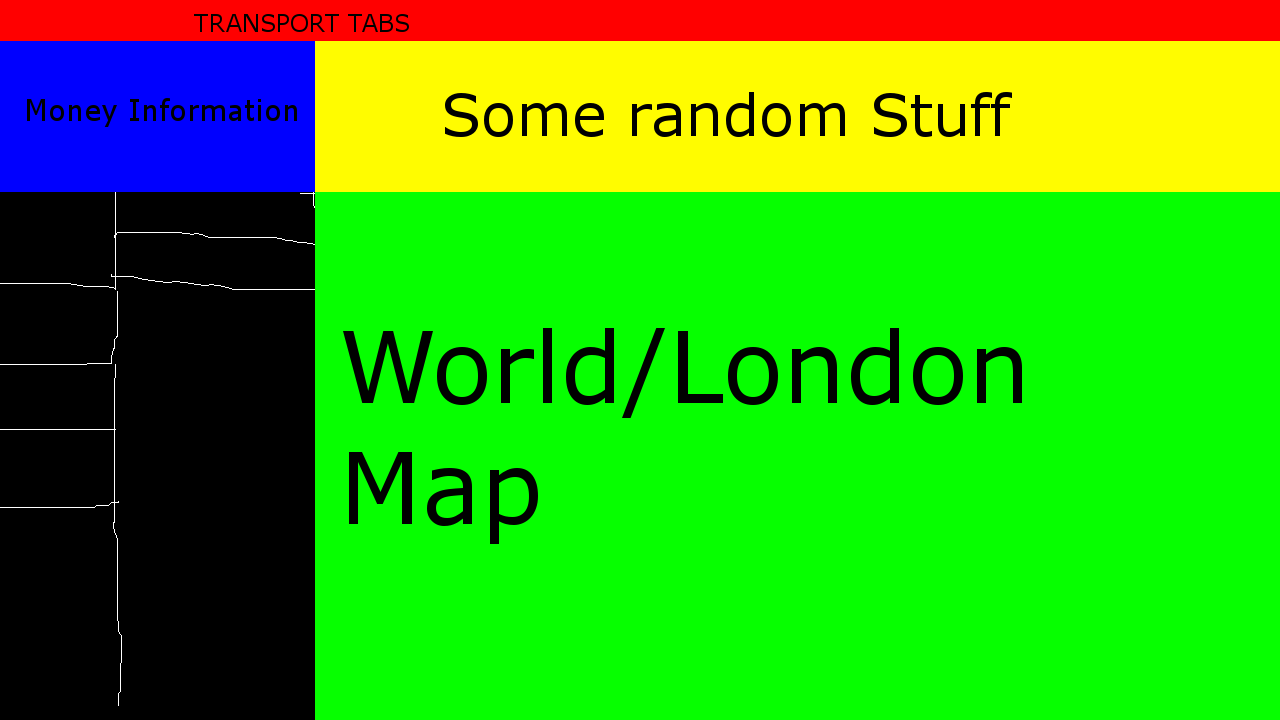
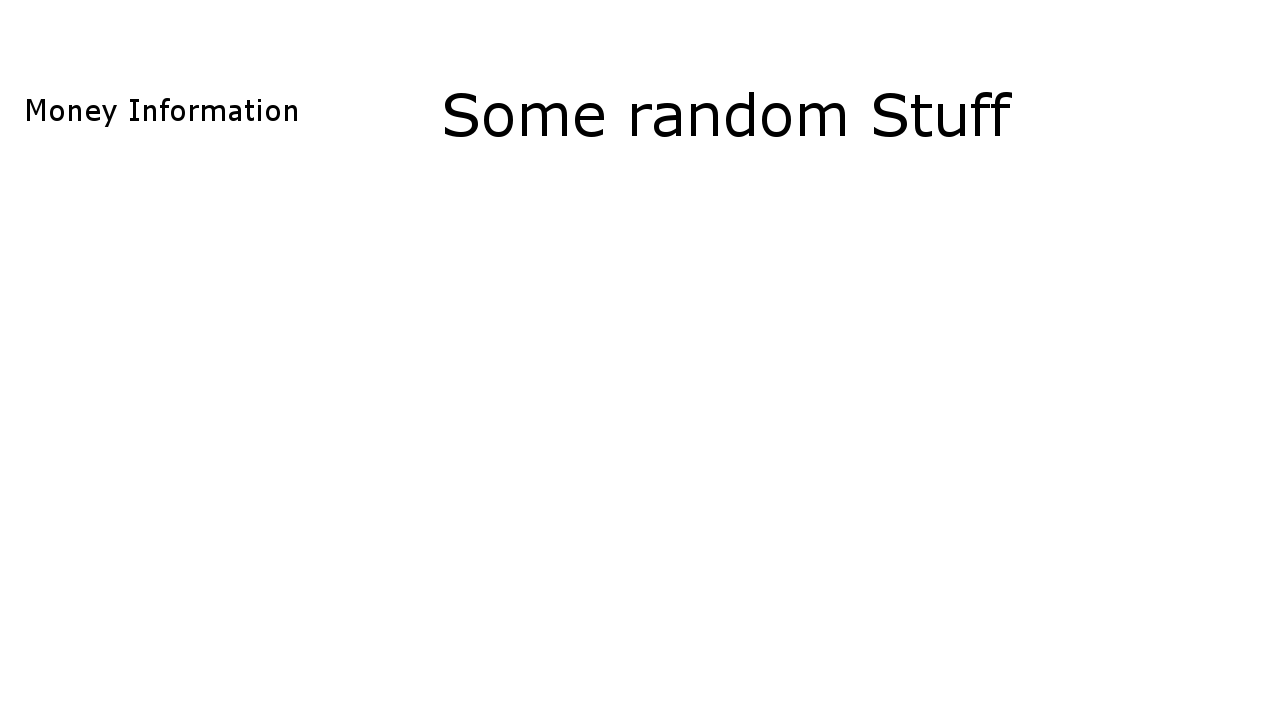
Layered file, before and after one edit (1280x720). Changes by layer:
hid "TRANSPORT TABS" over [194, 14, 409, 32]
hid "World/London Map" over [343, 328, 1022, 544]
hid "Layer #1" over [0, 0, 1280, 720]
removed layer "Background" over [0, 0, 1280, 720]
